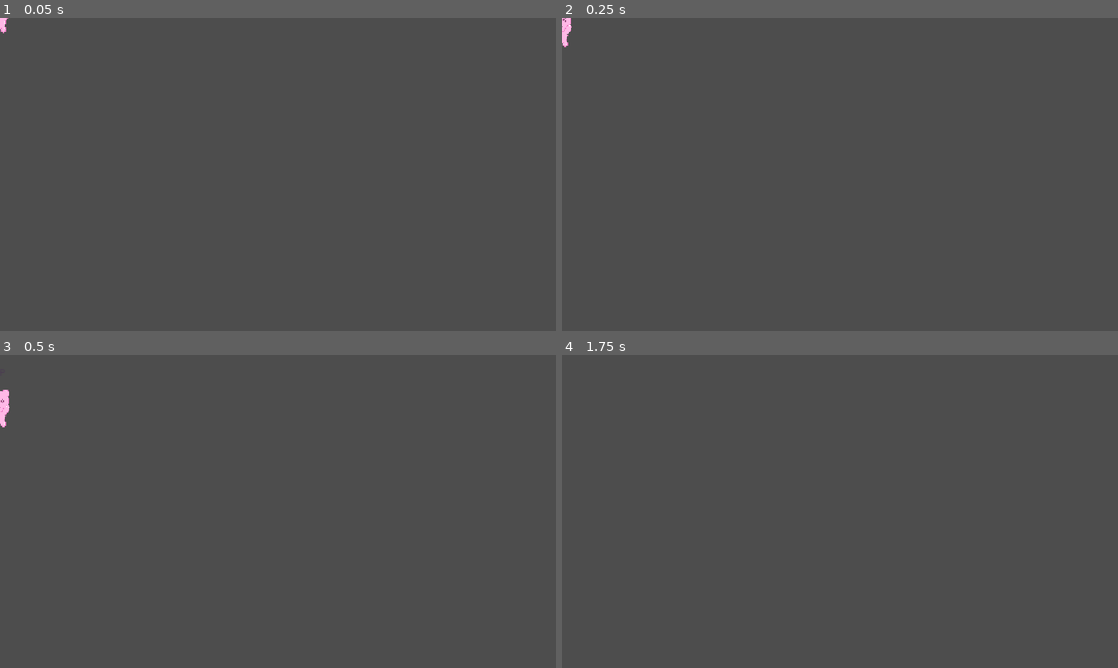
Above: before the commit, frames 1-4 (two rows, left to right).
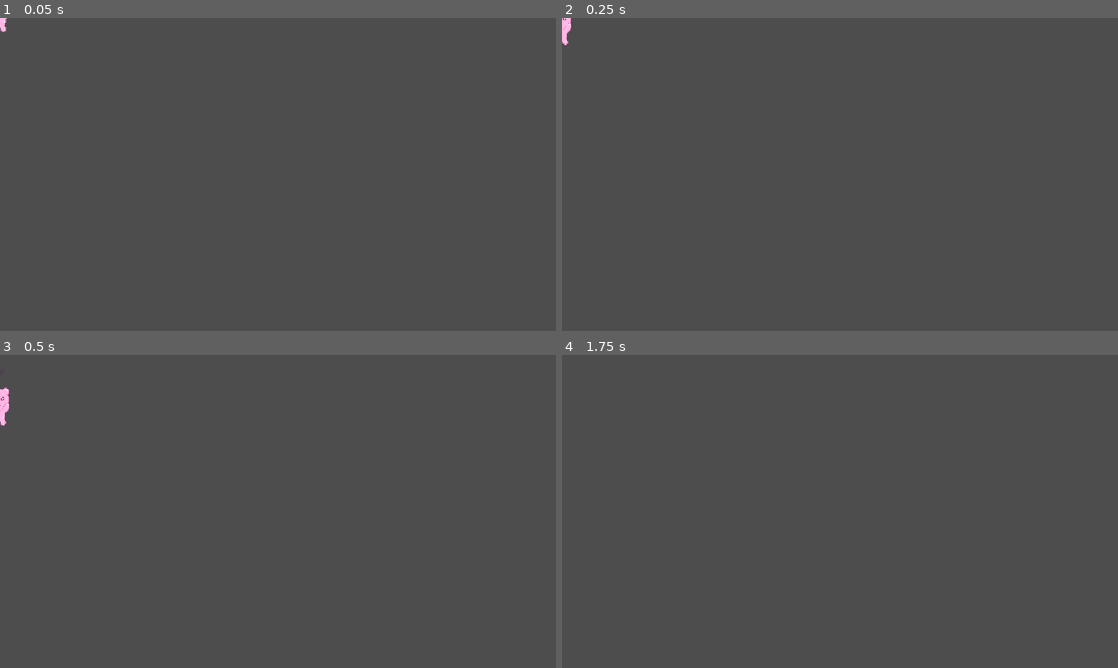
Above: after the commit, the same moments.

Repository: KADSA-OFFICIAL/Group-3
Game: Godot game, scene res://scenes/player.tscn
Same seed, same stepped clock (60 frames per second), same inputs: the game is played once before the commit and once after it. This scene is started directly instead of the project's main scene.
Inputs:
- Up to frame 1 (0.05 s): no input
- Up to frame 2 (0.25 s): no input
- Up to frame 3 (0.5 s): no input
- Up to frame 4 (1.75 s): hold S (fast_fall) 0.53-1.28 s; hold D (move_right) from 0.53 s (still down); tap W (jump) at 0.77, 1.52 s; tap S (fast_fall) at 1.35 s

The runs differ from the first frame. In frame 1, less than 0.1% of the frame differs, in the area x 0-2%, y 0-5%; in frame 2, less than 0.1%; in frame 3, less than 0.1%, in the area x 0-2%, y 10-24%; in frame 4, nothing differs.

Commit message:
@ fix: 젤리 찌그러짐 기준점을 발밑으로 옮겨 바닥 어긋남 해소 (#85)
_update_squash()가 $Body.scale만 바꾸는데 Sprite2D는 자기 위치를 중심으로
확대·축소하므로, 세로로 늘어난 동안(공중·착지 직후) 발이 바닥 아래로 3.3px
파묻히고 납작해진 동안(지상 이동) 3.3px 떠 있었다.

여백 보정을 배율 곱하기 전 값(_body_offset_unit)으로 들고 있다가 _place_body()가
그때의 배율로 환산하도록 바꿨다. 배율·반전이 바뀔 때마다 불러 발밑을 항상
BODY_BOTTOM에 고정한다. 가로 보정도 배율을 따라가 좌우 중심이 유지된다.

Co-Authored-By: Claude Opus 5 <noreply@anthropic.com>
@

Diff:
--- a/scripts/player.gd
+++ b/scripts/player.gd
@@ -89,8 +89,9 @@
 
 ## 그림을 BODY_HEIGHT에 맞추는 배율. 찌그러짐은 여기에 곱해진다.
 var _body_base_scale := Vector2.ONE
-## 그림 좌우 여백이 달라 생기는 치우침 보정. 뒤집으면 부호도 뒤집는다.
-var _body_offset_x := 0.0
+## 배율 1일 때의 여백 보정(원본 픽셀 단위). 실제 보정은 그때그때 배율을 곱해서 쓴다 —
+## 찌그러짐으로 배율이 흔들려도 발밑과 좌우 중심이 그대로 있어야 하기 때문이다.
+var _body_offset_unit := Vector2.ZERO
 ## 무기 그림의 여백 보정. 그림이 없는 무기면 쓰이지 않는다.
 var _weapon_offset := Vector2.ZERO
 ## 이 무기에 그림이 있는가. 없으면 지금까지처럼 임시 막대로 그린다.
@@ -217,9 +218,25 @@
 	sprite.scale = _body_base_scale
 	# 스프라이트는 자기 위치를 중심으로 그려진다 — 여백만큼 밀어서 그림의 좌우 가운데가
 	# 몸 중심에, 아래쪽이 충돌 상자 바닥에 오게 한다.
-	_body_offset_x = (texture_size.x * 0.5 - content.position.x - content.size.x * 0.5) * factor
-	var offset_y := (texture_size.y * 0.5 - content.position.y - content.size.y) * factor
-	sprite.position = Vector2(_body_offset_x, BODY_BOTTOM + offset_y)
+	# 배율을 곱하기 전 값으로 들고 있다가 _place_body()가 그때의 배율로 환산한다.
+	_body_offset_unit = Vector2(
+		texture_size.x * 0.5 - content.position.x - content.size.x * 0.5,
+		texture_size.y * 0.5 - content.position.y - content.size.y)
+	_place_body()
+
+
+## 지금 배율에 맞춰 그림 위치를 잡는다. 발밑이 항상 충돌 상자 바닥에 오게 하는 곳이다.
+##
+## Sprite2D 는 자기 위치를 **중심으로** 확대·축소한다. 그래서 찌그러짐으로 세로 배율이
+## 커지면 머리와 발이 같이 벌어져 발이 바닥을 뚫고, 작아지면 발이 뜬다 (이슈 #85).
+## 배율이 바뀔 때마다 여백 보정을 다시 환산해서 기준점을 발밑으로 되돌린다.
+func _place_body() -> void:
+	var sprite: Sprite2D = $Body
+	var offset := _body_offset_unit * sprite.scale
+	# 뒤집으면 그림이 스프라이트 중심을 기준으로 반전되므로 좌우 보정도 반대로 간다.
+	if sprite.flip_h:
+		offset.x = -offset.x
+	sprite.position = Vector2(offset.x, BODY_BOTTOM + offset.y)
 
 
 ## 젤리 찌그러짐 연출. 서버·클라이언트 모두 복제된 속도·접지값으로 계산한다.
@@ -231,6 +248,8 @@
 	elif absf(velocity.x) > 1.0:
 		target_scale = Vector2(1.1, 0.9)
 	$Body.scale = $Body.scale.lerp(_body_base_scale * target_scale, 12.0 * delta)
+	# 배율이 바뀌었으니 발밑이 바닥에 남아 있도록 위치를 다시 잡는다.
+	_place_body()
 
 
 ## 무기 그림을 붙이고 크기를 맞춘다. 그림이 없는 무기면 막대 쪽을 쓴다.
@@ -326,10 +345,9 @@
 	_expire_buffs()
 	_update_weapon_shape()
 	# 바라보는 방향으로 그림을 뒤집는다. facing은 서버가 정해 양쪽에 복제된다.
-	# 뒤집으면 그림이 스프라이트 중심을 기준으로 반전되므로 여백 보정도 반대로 간다.
-	var flipped := facing < 0
-	$Body.flip_h = flipped
-	$Body.position.x = -_body_offset_x if flipped else _body_offset_x
+	# 여백 보정의 부호는 _place_body()가 flip_h를 보고 맞춘다.
+	$Body.flip_h = facing < 0
+	_place_body()
 
 
 ## 자기 입력을 서버로 보낸다.
Not shown, changed: CLAUDE.md
